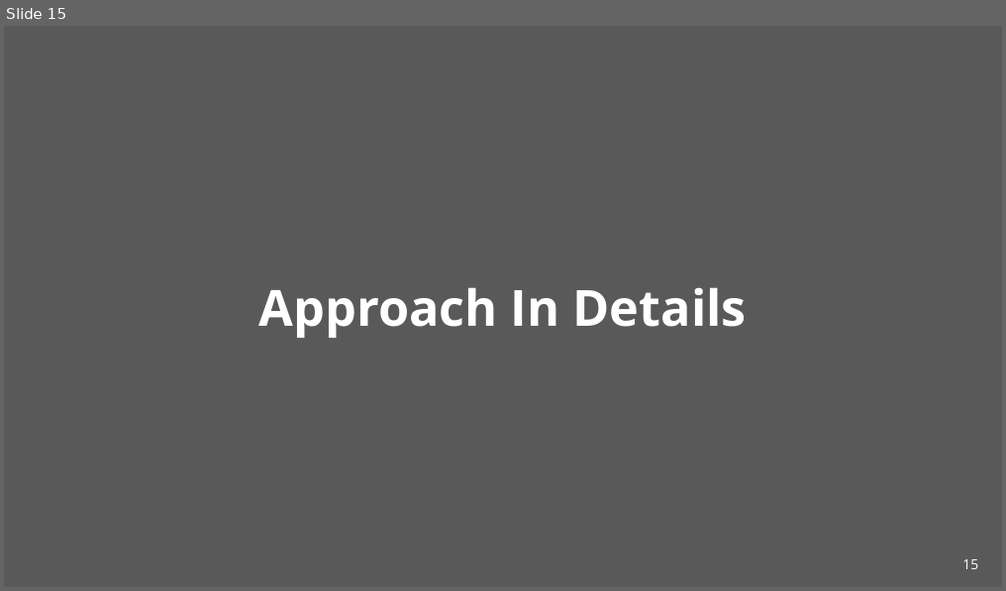
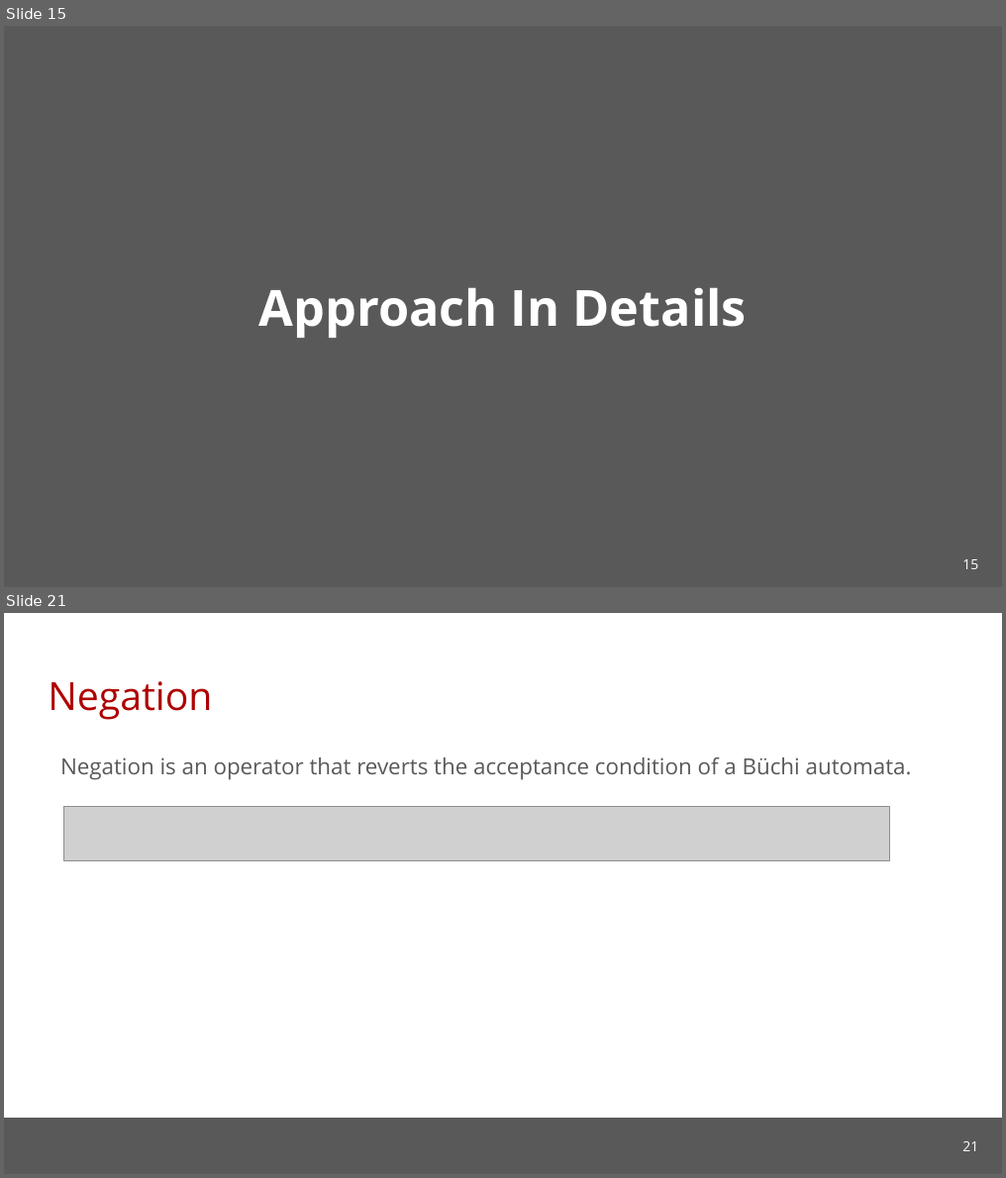
Before and after one commit to cmu-soda/Robustness, a slide deck: Robustness.pptx. Shown one above the other, each under a label of ours: slide 15 before the commit, slides 15 and 21 after it; the slides between them are not shown. The pictures are 1006x591 and 1006x1178 pixels, drawn with LibreOffice and Linux fonts; fonts in the diff are those of the drawing; grey boxes stand for pictures; background and template pictures are left out. Boxes give left, top, right and bottom in pixels: in the first picture for what was removed or moved away, otherwise in the second. Text is boxed around its words. In the diff, an @@ line names an element or a change of style, - is before the commit and + after.

```diff
--- a/Robustness.pptx
+++ b/Robustness.pptx
@@ slide 21 added at (4,613,1002,1174), background #FFFFFF @@
@@ title added at (48,681,212,720), 28 pt, text #AE0000 @@
+Negation
@@ text added at (60,758,912,780), 16 pt, text #595959 @@
+Negation is an operator that reverts the acceptance condition of a Büchi automata.
@@ picture added at (63,807,889,861) @@
@@ rectangle added at (4,1118,1002,1173), fill #595959 @@
@@ page number added at (962,1142,978,1152), 10 pt, text #FFFFFF @@
+21
```
Also in this commit, not shown: 6 slides changed, 8 other slides added, 1 slide removed.
